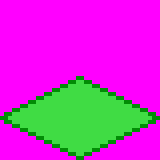
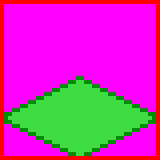
The second 160x160 image is a revision of the first. Changes to its layers:
added layer "Layer 5" above "Layer 3" over (0, 0, 160, 160)
